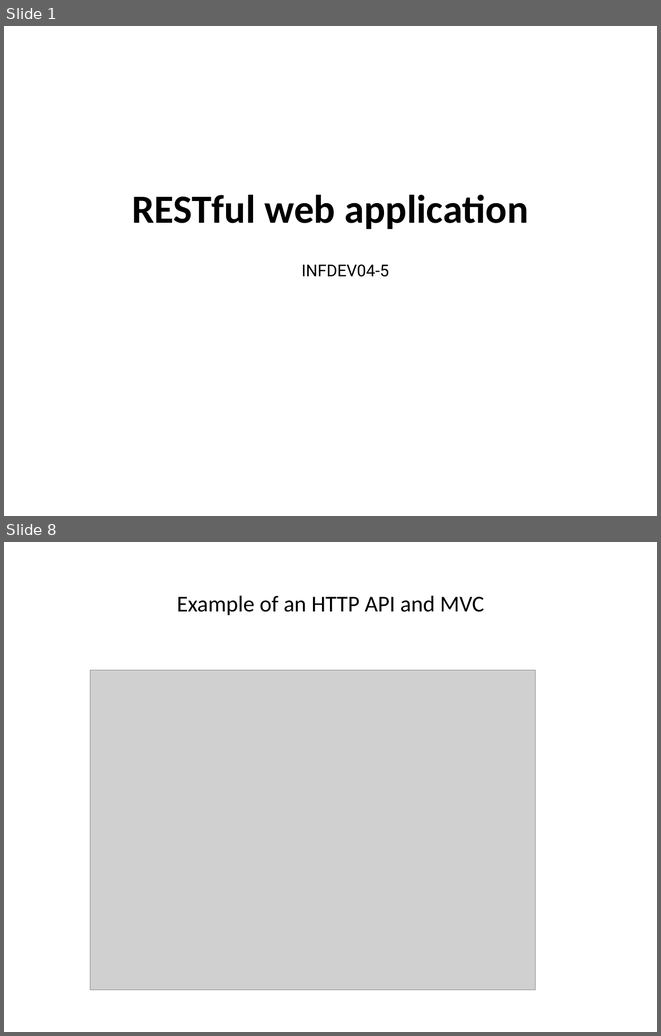
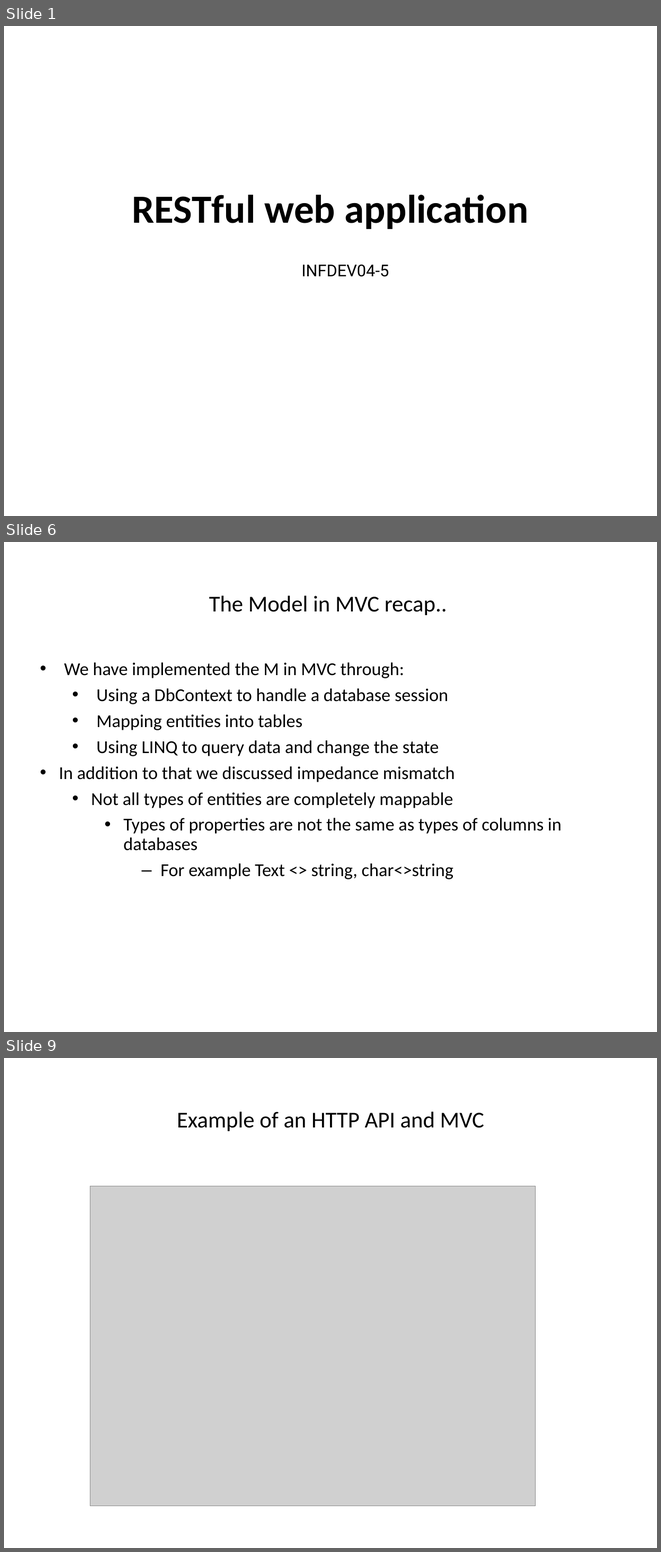
Before and after one commit to hogeschool/Development-5, a slide deck: Lectures/Lecture3/lesson3.pptx. Shown one above the other, each under a label of ours: slides 1 and 8 before the commit, slides 1, 6 and 9 after it; the slides between them are not shown. The pictures are 661x1036 and 661x1552 pixels, drawn with LibreOffice and Linux fonts; fonts in the diff are those of the drawing; grey boxes stand for pictures. Boxes give left, top, right and bottom in pixels: in the first picture for what was removed or moved away, otherwise in the second. Text is boxed around its words. In the diff, an @@ line names an element or a change of style, - is before the commit and + after.

```diff
--- a/Lectures/Lecture3/lesson3.pptx
+++ b/Lectures/Lecture3/lesson3.pptx
@@ slide 6 added at (x1=4, y1=542, x2=657, y2=1032), background #FFFFFF @@
@@ title added at (x1=209, y1=596, x2=447, y2=615), 25 pt, text #000000 @@
+The Model in MVC recap..
@@ text added at (x1=59, y1=662, x2=562, y2=879), 20 pt, text #000000 @@
+• We have implemented the M in MVC through:
+  • Using a DbContext to handle a database session
+  • Mapping entities into tables
+  • Using LINQ to query data and change the state
+• In addition to that we discussed impedance mismatch
+  • Not all types of entities are completely mappable
+    • Types of properties are not the same as types of columns in databases
+      – For example Text <> string, char<>string
@@ what was slide 8 is now slide 9 @@
```
Also in this commit, not shown: 9 slides changed, 7 other slides added, 2 other files.
